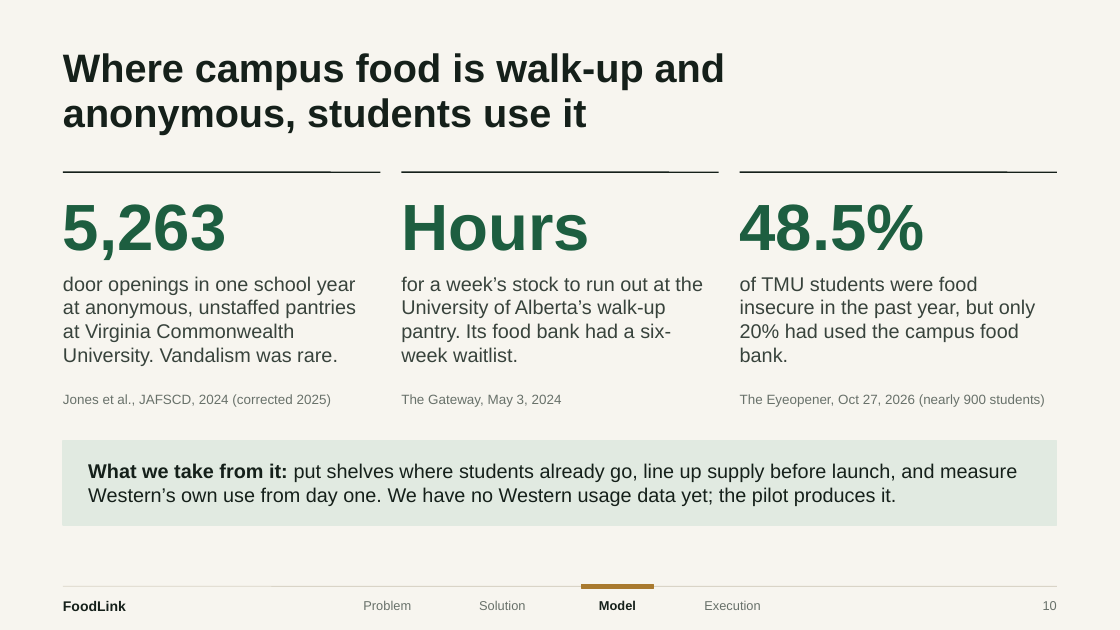
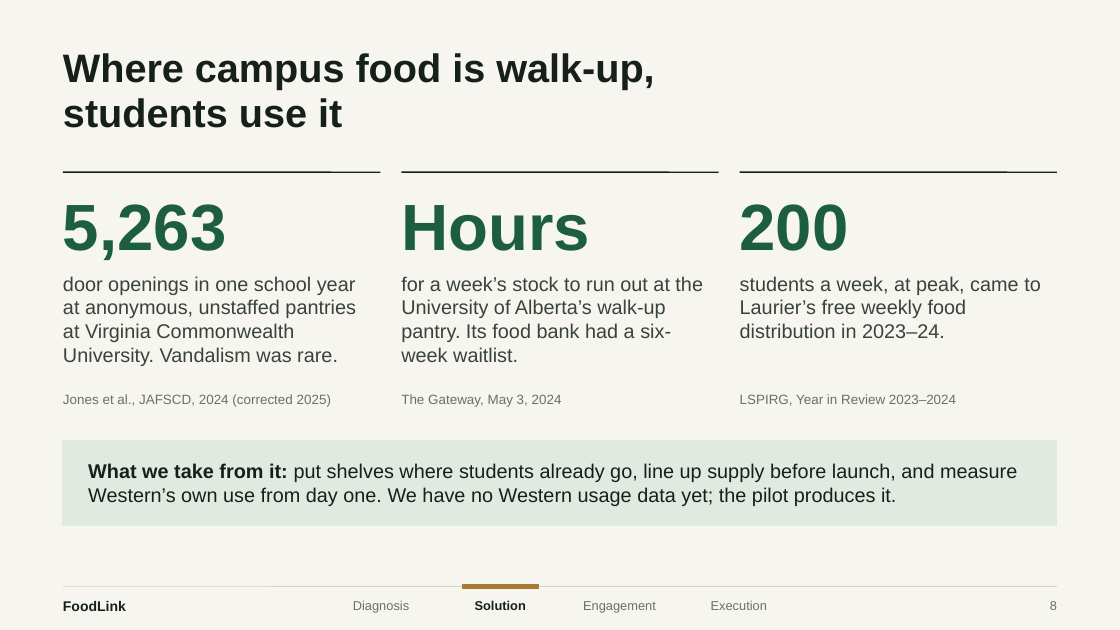
Before and after one commit to xingexu/aspire, a slide deck: slide 8 of deck/PBSN_ASPIRE_FoodLink.pptx (slide 10 before the commit). Drawn at 1120x630 pixels with LibreOffice and Linux fonts; fonts in the diff are those of the drawing. Boxes give left, top, right and bottom in pixels: in the first picture for what was removed or moved away, otherwise in the second. Text is boxed around its words. In the diff, an @@ line names an element or a change of style, - is before the commit and + after.

```diff
--- a/deck/PBSN_ASPIRE_FoodLink.pptx
+++ b/deck/PBSN_ASPIRE_FoodLink.pptx
@@ title at box(63, 53, 654, 128): text changed @@
-Where campus food is walk-up and
-anonymous, students use it
+Where campus food is walk-up,
+students use it
@@ text at box(740, 204, 849, 251): text changed @@
-48.5%
+200
@@ text at box(740, 276, 1041, 338): text changed @@
-of TMU students were food insecure in the past year, but only 20% had used the campus food bank.
+students a week, at peak, came to Laurier’s free weekly food distribution in 2023–24.
@@ text at box(740, 394, 956, 406): text changed @@
-The Eyeopener, Oct 27, 2026 (nearly 900 students)
+LSPIRG, Year in Review 2023–2024
@@ text "Solution" at box(475, 600, 526, 610): text colour #68716A to #15201A, bold on @@
@@ rectangle: place and size @@
-rectangle at box(582, 585, 654, 589)
+rectangle at box(463, 585, 539, 589)
@@ text "Execution": place and size @@
-text "Execution" at box(704, 601, 760, 610)
+text "Execution" at box(711, 601, 767, 610)
@@ text added at box(353, 600, 409, 613), 11 pt, text #68716A @@
+Diagnosis
@@ text removed at box(363, 601, 411, 610) @@
-Problem
@@ text at box(583, 601, 656, 613): text changed; text colour #15201A to #68716A; bold off @@
-Model
+Engagement
@@ page number at box(1050, 601, 1057, 610): text changed @@
-10
+8
```
Also in this commit, not shown: 12 other slides changed, 9 slides added, 7 slides removed, 6 other files.
